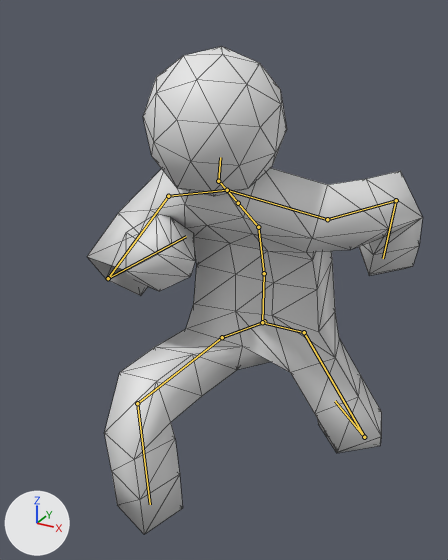
One commit to the glTF model prototype-2/assets/mesh/StickMan.glb: the scene before it, then after it.
Before and after are seen from a 50 mm camera at (1.27, -2.65, 0.76) aimed at (-0.19, 0.01, -0.57). Every picture has the same lights, and +X, +Y and +Z are marked at lower left. The picture after the commit comes second. Both versions are drawn at frame 1 of the action 'SitckMan_Dance'; the numbers are the values there. The bones that change, and the others that lie on the model, are drawn over the model as lines. Mesh edges are drawn as thin lines.
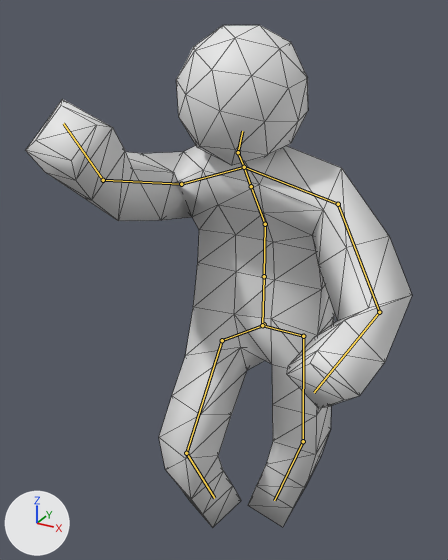
Changed parts and their boxes (x1, y1, x2, y2) in the pictures (448 x 560 px):
'Cube', posed (15% wider)
    before: (87, 46, 423, 534)
    after: (25, 25, 412, 528)
bone 'Master', root to tip
    before: (264, 321) to (265, 320)
    after: (264, 324) to (265, 323)
bone 'Thigh_L', root to tip
    before: (304, 332) to (364, 437)
    after: (303, 336) to (303, 441)
bone 'Shin_L', root to tip
    before: (364, 437) to (335, 401)
    after: (303, 441) to (274, 500)
bone 'Thigh_R', root to tip
    before: (222, 337) to (137, 403)
    after: (222, 340) to (186, 453)
bone 'Shin_R', root to tip
    before: (137, 403) to (150, 504)
    after: (186, 453) to (214, 498)
bone 'Spine3', root to tip
    before: (264, 273) to (258, 227)
    after: (264, 276) to (265, 224)
bone 'Arm_R', root to tip
    before: (168, 196) to (108, 278)
    after: (181, 184) to (103, 180)
bone 'Hand_R', root to tip
    before: (108, 278) to (186, 236)
    after: (103, 180) to (63, 123)
bone 'Arm_L', root to tip
    before: (327, 219) to (396, 200)
    after: (338, 204) to (379, 312)
bone 'Hand_L', root to tip
    before: (396, 200) to (383, 258)
    after: (379, 312) to (314, 392)

The edits, one by one:
Bone 'Master' (bone_master) moves from (0.0, 0.169, -0.583) to (-0.002, 0.172, -0.604).
Bone 'Thigh_L' (bone_thigh_l) turns from (4, -15, -34) to (0, -1, -3) degrees about its own x, y and z.
Bone 'Shin_L' (bone_shin_l) turns from (79, -19, 23) to (11, -2, 21) degrees about its own x, y and z.
Bone 'Thigh_R' (bone_thigh_r) turns from (-37, 11, 34) to (25, 13, 50) degrees about its own x, y and z.
Bone 'Shin_R' (bone_shin_r) turns from (87, -12, 13) to (50, -6, 12) degrees about its own x, y and z.
Bone 'Spine3' (bone_spine3) turns from (15, 0, 0) to (0, 0, 0) degrees about its own x, y and z.
Bone 'Arm_R' (bone_arm_r) turns from (5, -8, 65) to (57, -26, 69) degrees about its own x, y and z.
Bone 'Hand_R' (bone_hand_r) turns from (1, -2, 145) to (32, -5, 19) degrees about its own x, y and z.
Bone 'Arm_L' (bone_arm_l) turns from (-35, 5, 41) to (-14, -13, -43) degrees about its own x, y and z.
Bone 'Hand_L' (bone_hand_l) turns from (-53, -12, -24) to (4, 2, -65) degrees about its own x, y and z.
